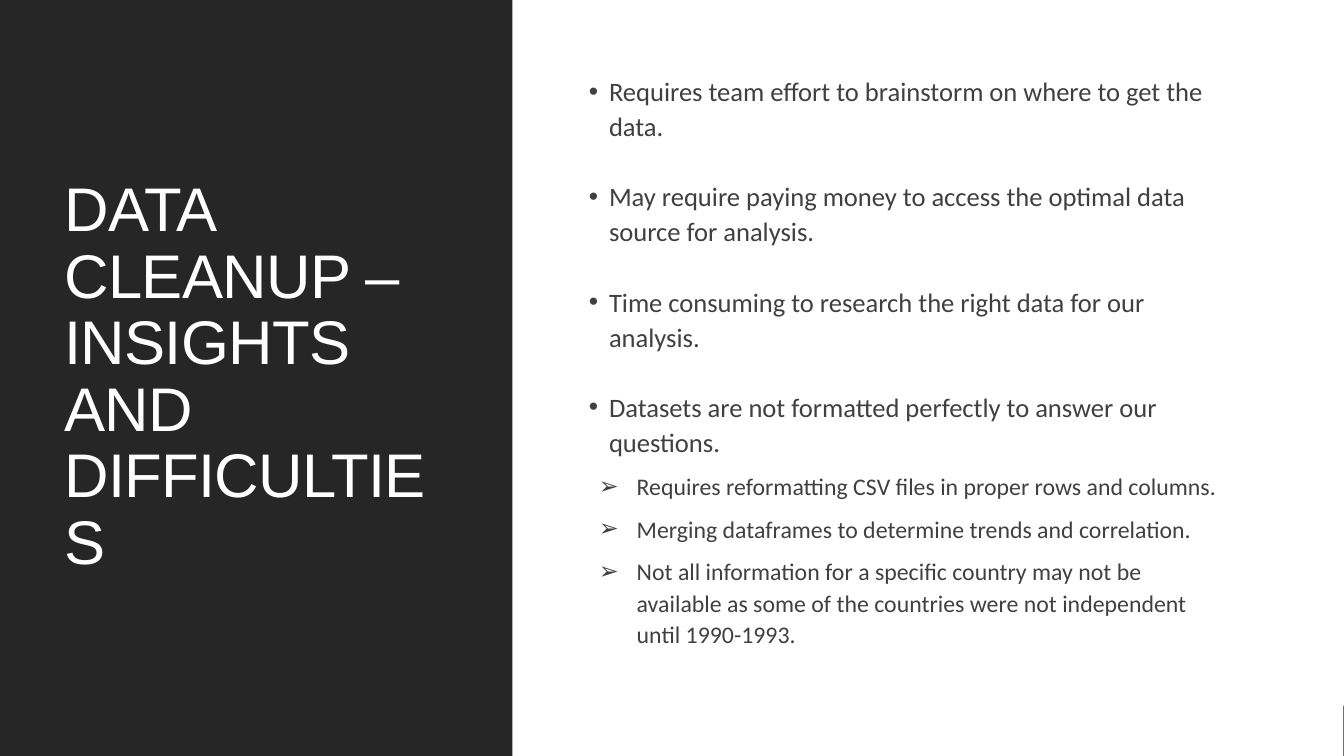
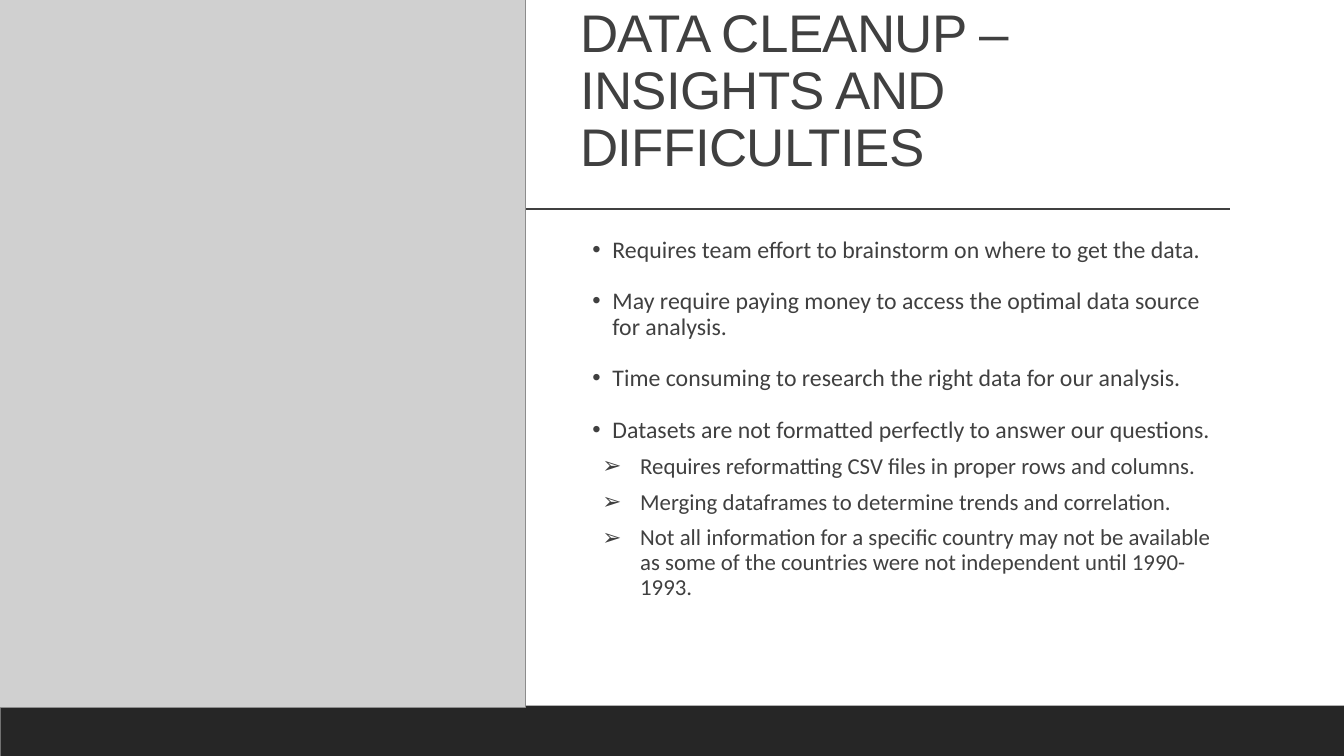
Before and after one commit to cbeachey/project1_influencers, a slide deck: slide 8 of Effects of Sugar Consumption.pptx. Drawn at 1344x756 pixels with LibreOffice and Linux fonts; fonts in the diff are those of the drawing; grey boxes stand for pictures. Boxes give left, top, right and bottom in pixels: in the first picture for what was removed or moved away, otherwise in the second. Text is boxed around its words. In the diff, an @@ line names an element or a change of style, - is before the commit and + after.

```diff
--- a/Effects of Sugar Consumption.pptx
+++ b/Effects of Sugar Consumption.pptx
@@ rectangle removed at bbox=[0, 0, 1344, 756] @@
@@ rectangle removed at bbox=[0, 0, 512, 756] @@
@@ picture added at bbox=[0, 0, 526, 708] @@
@@ title "DATA CLEANUP – INSIGHTS AND ...": place and size @@
-title "DATA CLEANUP – INSIGHTS AND ..." at bbox=[64, 188, 351, 431]
+title "DATA CLEANUP – INSIGHTS AND ..." at bbox=[580, 15, 968, 167]
@@ title "DATA CLEANUP – INSIGHTS AND ..." at bbox=[580, 15, 968, 167]: size 44 to 37.8 pt, text colour #FFFFFF to #404040; vertical alignment middle to bottom @@
@@ line added from (132, 210) to (1231, 210), #404040 1 pt @@
@@ text "Requires team effort to brainstorm ...": place and size @@
-text "Requires team effort to brainstorm ..." at bbox=[609, 82, 1215, 643]
+text "Requires team effort to brainstorm ..." at bbox=[612, 241, 1210, 595]
@@ text "Requires team effort to brainstorm ..." at bbox=[612, 241, 1210, 595]: size 19 to 17.1 pt in "Requires team effort to brainstorm on where ...", "May require paying money to access the ...", "Time consuming to research the right data ...", "Datasets are not formatted perfectly to answer ..."; size 17 to 16.3 pt in "Requires reformatting CSV files in proper rows ...", "Merging dataframes to determine trends and correlation.", "Not all information for a specific country ..."; line spacing 1.1 to 0.9 @@
```
Also in this commit, not shown: 6 other slides changed, 3 slides added, 3 slides removed, 6 other files.
